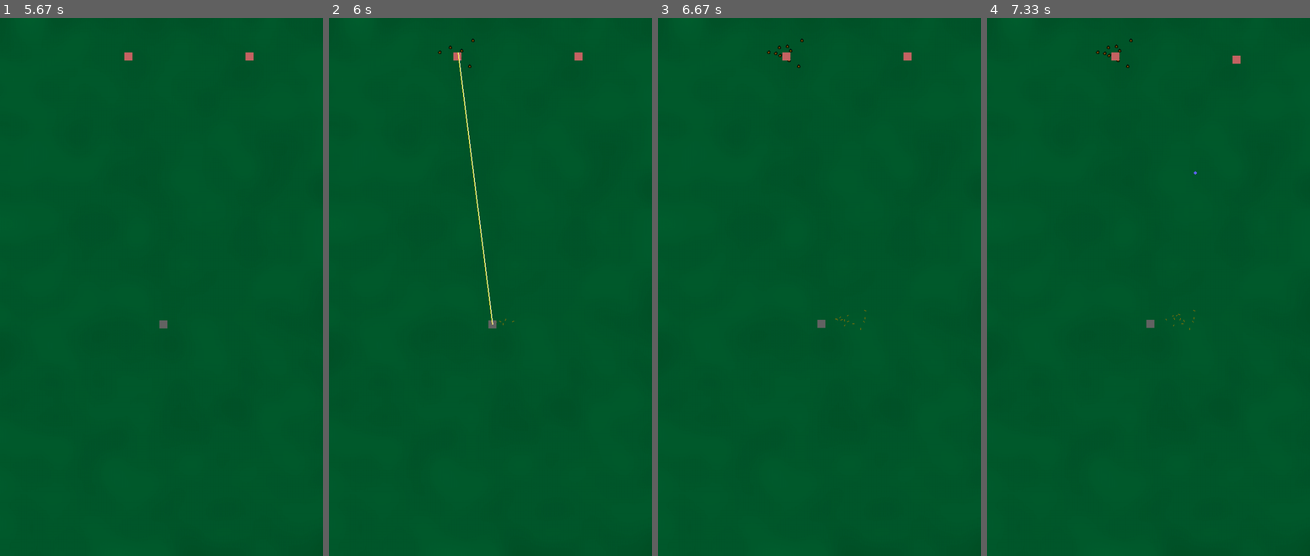
Above: before the commit, frames 1-4 (left to right).
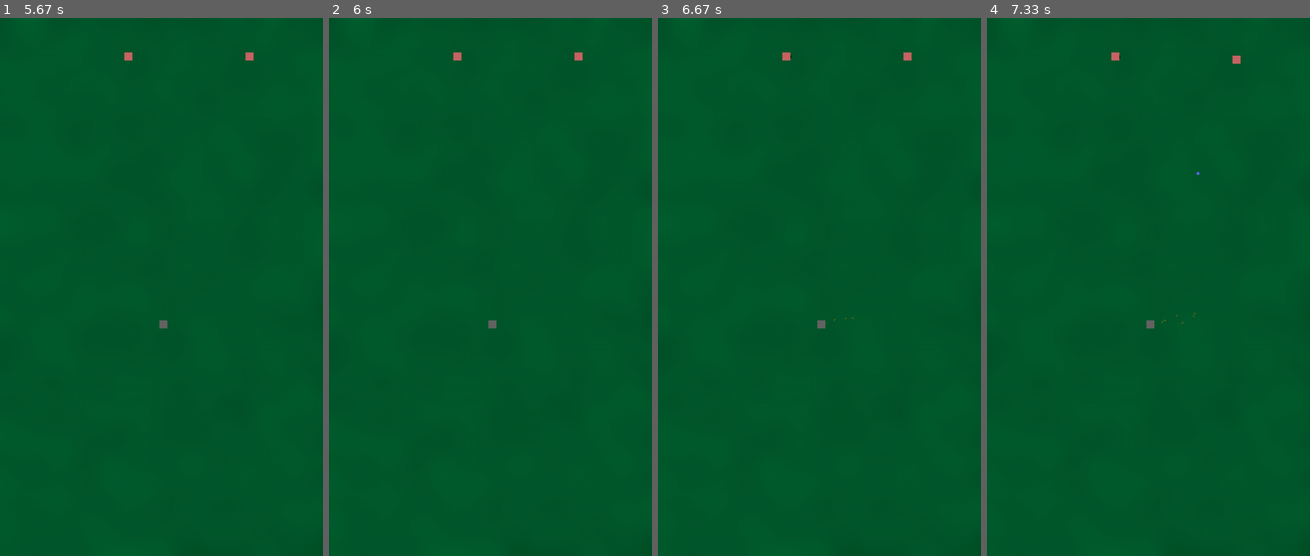
Above: after the commit, the same moments.

Repository: SNIPRS/mnb_halo
Game: pygame game, started from main.py
The game is run twice, just before and just after one commit, with the same random seed, the same clock (stepped at 60 frames per second) and the same inputs.
Inputs (mouse positions are in pixels of both pictures, inside the frame that each line leads up to):
- Up to frame 1 (5.67 s): click (164, 453) at 0.38 s; click (161, 324) at 0.72 s
- Up to frame 2 (6 s): no input
- Up to frame 3 (6.67 s): no input
- Up to frame 4 (7.33 s): no input

Frame 1 is identical in both runs. In frame 2, 0.3% of the frame differs, in the area x 33-58%, y 3-58%; in frame 3, less than 0.1%; in frame 4, less than 0.1%.

Commit message:
battle rifle

Diff:
--- a/ai/character_ai.py
+++ b/ai/character_ai.py
@@ -44,7 +44,7 @@
         self.char.x, self.char.y = 300, 800
         self.char.dstx, self.char.dsty = 300, 800
         G.CHARS_ALL.add(self.char)
-        self.weapon = WeapAssaultRifle() # WeapAssaultRifle()
+        self.weapon = WeapBattleRifle() # WeapAssaultRifle()
         self.grenade = WeapFragGrenade()
         self.weapon_manager = WeaponManager(self.char, self.weapon, self.grenade)
 
--- a/sprite/decal.py
+++ b/sprite/decal.py
@@ -22,12 +22,13 @@
     def __init__(self, start: Tuple[float, float], direction: Tuple[float, float], duration: int = 7*G.FPS,
                  flight_duration: int = 1*G.FPS, speed: float = 3, omega: float = 6, r: int = 1.5,
                  spread: float = 0.5, colour: Tuple[int, int, int] = ((175, 125, 0)),
-                 thickness: int = 1): # Everything in radians
+                 thickness: int = 1, initial_delay: int = 0): # Everything in radians
         super().__init__(start, duration)
         self.start = start
         alpha = np.arctan2(direction[1], direction[0]) + G.PI/2 + (random() - 0.5)*spread
         self.direction = (np.cos(alpha), np.sin(alpha))
         self.duration = duration
+        self.initial_delay = initial_delay
         self.flight_duration = max(30, int(flight_duration * random()))
         self.speed = max(1, speed * random())
         self.r = r
@@ -52,6 +53,9 @@
         pygame.draw.line(G.WINDOW, colour, start, end, self.thickness)
 
     def frame(self):
+        if self.initial_delay > 0:
+            self.initial_delay -= 1
+            return
         self.duration -= 1
         self.flight_duration -= 1
         if self.flight_duration > 0:
--- a/sprite/projectile.py
+++ b/sprite/projectile.py
@@ -68,8 +68,12 @@
         self.dmg = 20
         self.done = False
         self.impact_type = 'bullet'
+        self.initial_delay  = initial_delay
 
     def apply(self):
+        if self.initial_delay > 0:
+            self.initial_delay -= 1
+            return
         pygame.draw.line(G.WINDOW, (255, 255, 255), self.start, self.end, 2)
         pygame.draw.line(G.WINDOW, self.colour, self.start, self.end, self.width)
         self._apply_impact()
--- a/weapons/weapon.py
+++ b/weapons/weapon.py
@@ -148,6 +148,26 @@
         self.target_rect = None
         self.burst = min(self.mag, randint(*self.burst_range))
 
+class WeapBattleRifle(WeapAssaultRifle):
+    def __init__(self, params: Optional[dict] = WEAPON_BATTLE_RIFLE):
+        super().__init__(params)
+        self.burst_size = params['burst_size']
+        self.burst_rof = G.FPS // params['burst_rof']
+        self.burst_heat = params['burst_heat']
+
+    def _shot(self, start: Tuple[float, float], end: Tuple[float, float]):
+        G.PLAY_SOUND(self.sound_fire) # 3 rounds
+        for i in range(self.burst_size):
+            end = self._target_point(start, end)
+            proj = self.projectile(start, end, initial_delay=i*self.burst_rof)
+            _, dx, dy = displacement(start, end)
+            casing = DecalBulletCasing(start, (dx, dy), initial_delay=i*self.burst_rof)
+            G.FIRING_EFFECTS.add(proj)
+            G.DECALS.add(casing)
+            self.spread += self.burst_heat
+        self.spread = self.error
+
+
 class WeapShotgun(WeapAssaultRifle):
     def __init__(self, params: Optional[dict] = WEAPON_SHOTGUN):
         super().__init__(params)
--- a/weapons/weapon_stats.py
+++ b/weapons/weapon_stats.py
@@ -23,6 +23,27 @@
     'sound_fire': pygame.mixer.Sound("./assets/sounds/ar_fire.wav"),
     'sound_reload': pygame.mixer.Sound("./assets/sounds/ar_reload.wav")
 
+}
+
+WEAPON_BATTLE_RIFLE = {
+    'mag_cap': 12, # Magazine capacity # 3 round bursts
+    'firerate': 1.5, # Rounds per second
+    'error': 0.5, # Error angle in degrees
+    'aim_time': 1.5, # Takes this long to aim before firing
+    'reload_time': [5, 7], # Seconds: min, max
+    'burst_range': [2, 4], # min, max
+    'subburst_probability': 0.3, # Probability of each shot of stopping
+    'subburst_delay': [0.5, 1.5], # Seconds: min, max
+    'spread_heat': 0, # Spread increase per shot
+    'cooldown': [4, 6], # Time to wait after a burst
+    'projectile': ProjectileBullet, # Projectile
+
+    'sound_fire': pygame.mixer.Sound("./assets/sounds/ar_fire.wav"), # need a sound for 3 round burst
+    'sound_reload': pygame.mixer.Sound("./assets/sounds/ar_reload.wav"),
+
+    'burst_size': 3,
+    'burst_rof': 20, # rounds per second
+    'burst_heat': 0.5 # spread increase per shot
 }
 
 WEAPON_SHOTGUN = {
